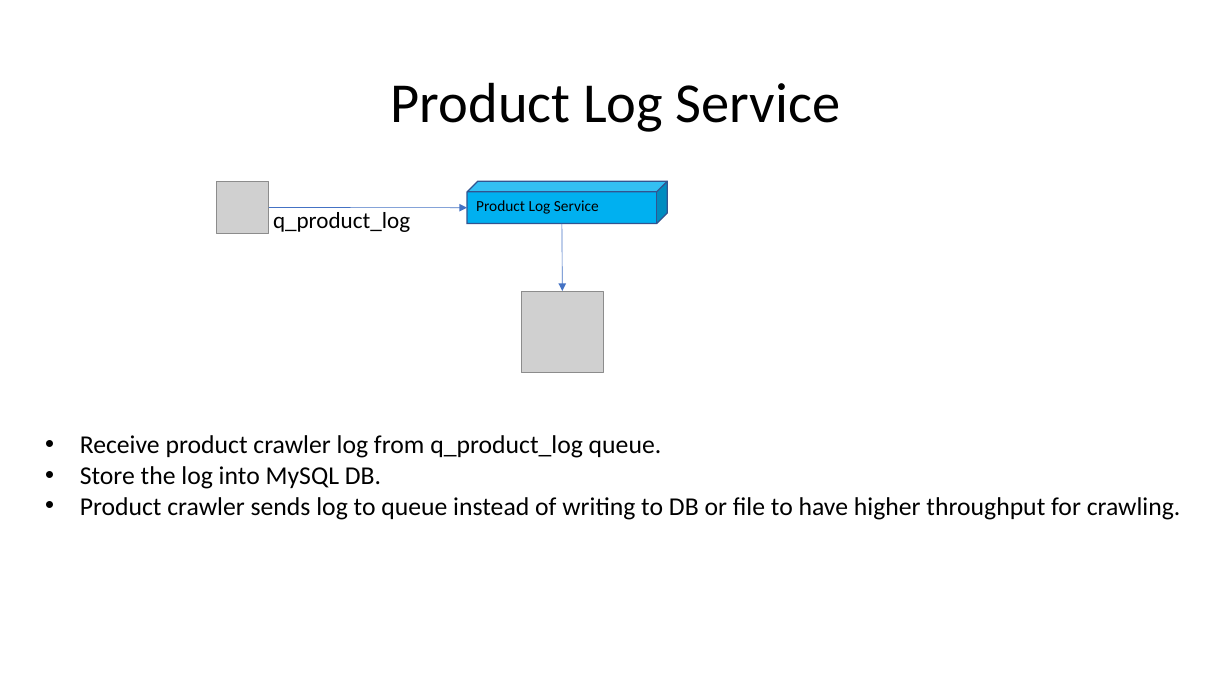
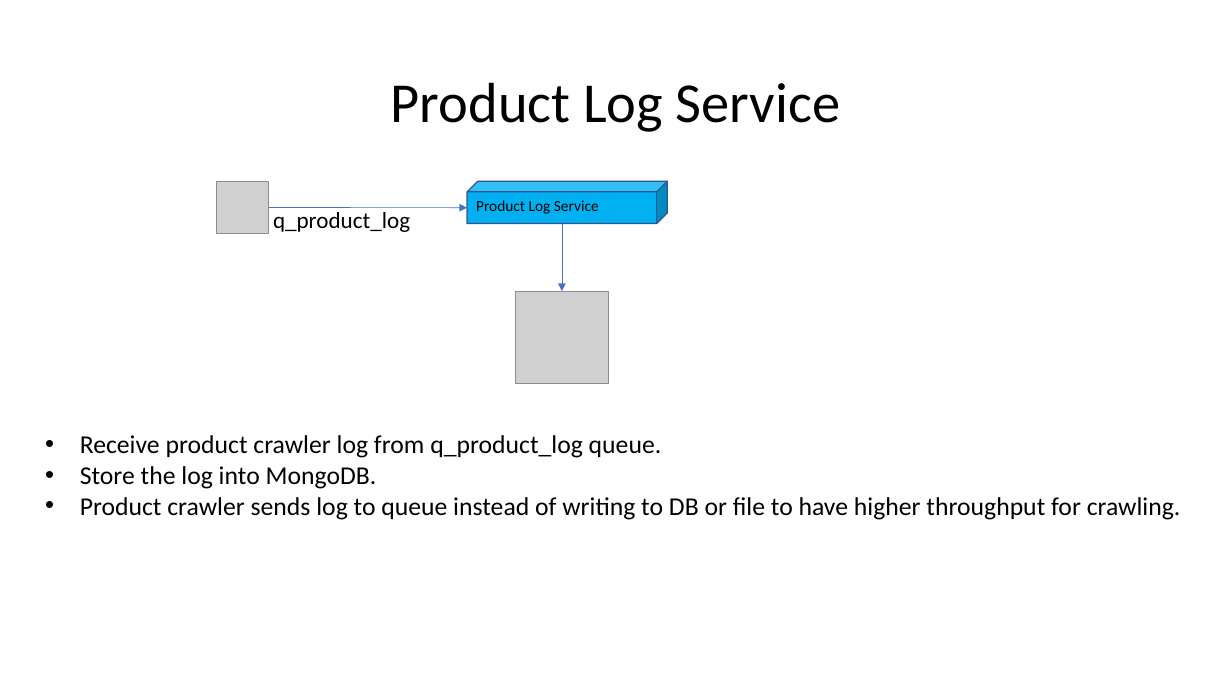
Before and after one commit to youhusky/price-monitoring-system, a slide deck: slide 8 of PriceMonitoringDesign.pptx. Drawn at 1232x693 pixels with LibreOffice and Linux fonts; fonts in the diff are those of the drawing; grey boxes stand for pictures. Boxes give left, top, right and bottom in pixels: in the first picture for what was removed or moved away, otherwise in the second. Text is boxed around its words. In the diff, an @@ line names an element or a change of style, - is before the commit and + after.

Commit message:
Update ppt for using MongoDB part

```diff
--- a/PriceMonitoringDesign.pptx
+++ b/PriceMonitoringDesign.pptx
@@ picture: place and size @@
-picture at (521, 291, 604, 373)
+picture at (516, 291, 609, 384)
@@ text at (80, 466, 377, 489): text changed @@
-• Store the log into MySQL DB.
+• Store the log into MongoDB.
```
Also in this commit, not shown: 1 other slide changed.
